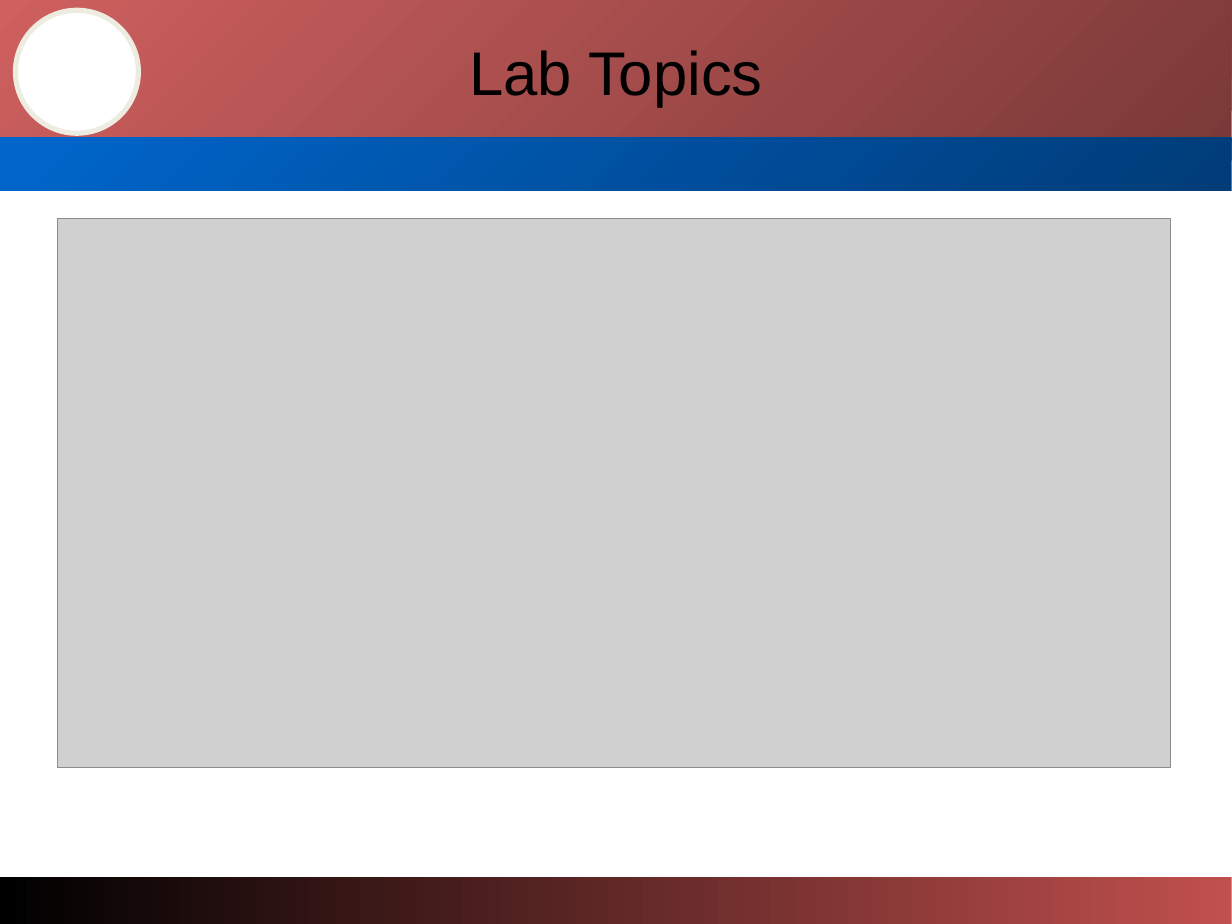
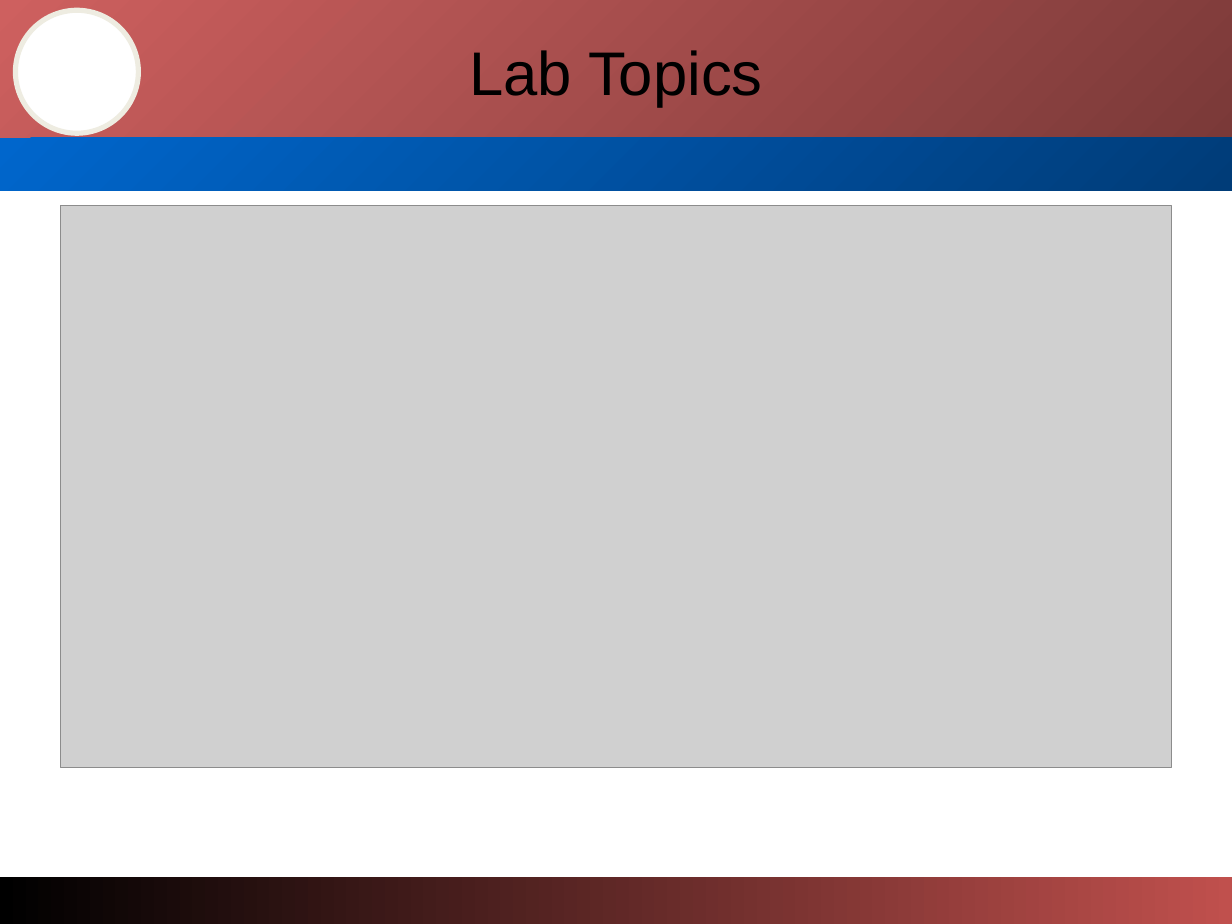
Before and after one commit to abgcsc/Android-Pilot, a slide deck: slide 10 of Documentation/Cyber-PilotPresentation.ppt. Drawn at 1232x924 pixels with LibreOffice and Linux fonts; fonts in the diff are those of the drawing; grey boxes stand for pictures; background and template pictures are left out. Boxes give left, top, right and bottom in pixels: in the first picture for what was removed or moved away, otherwise in the second. Text is boxed around its words. In the diff, an @@ line names an element or a change of style, - is before the commit and + after.

```diff
--- a/Documentation/Cyber-PilotPresentation.ppt
+++ b/Documentation/Cyber-PilotPresentation.ppt
@@ rectangle at bbox=[0, 0, 1232, 143]: fill gradient #7A3938 to #CE605F to gradient #CE605F to #7A3938 @@
@@ rectangle at bbox=[0, 138, 1232, 191]: fill gradient #003C78 to #0066CC to gradient #0066CC to #003C78 @@
@@ picture: place and size @@
-picture at bbox=[58, 218, 1170, 768]
+picture at bbox=[60, 206, 1170, 769]
@@ rectangle at bbox=[0, 877, 1232, 924]: fill gradient #C0504D to #000000 to gradient #000000 to #C0504D @@
```
Also in this commit, not shown: 20 other slides changed, 2 slides added, 2 slides removed, 1 other file.
